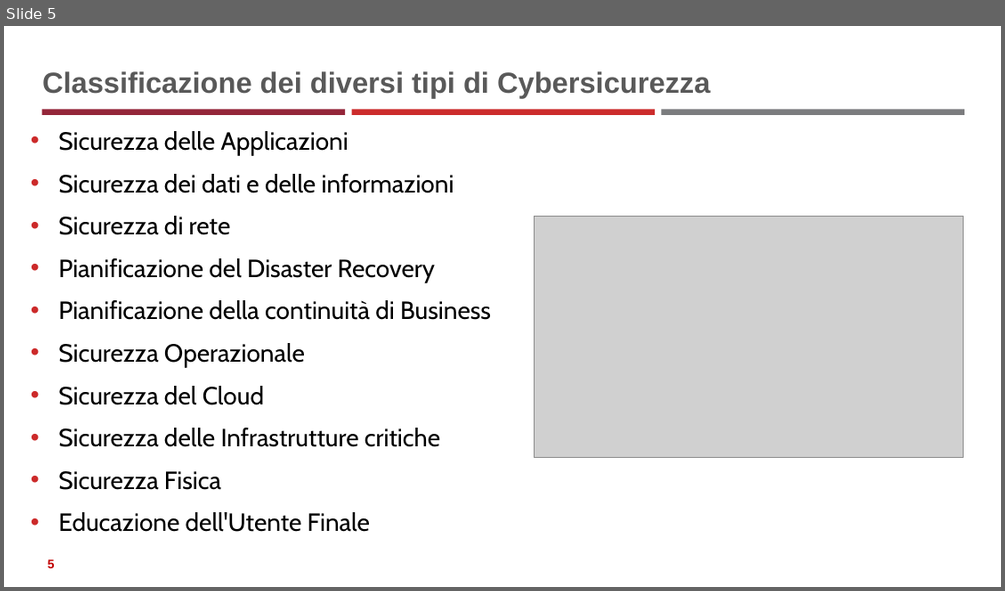
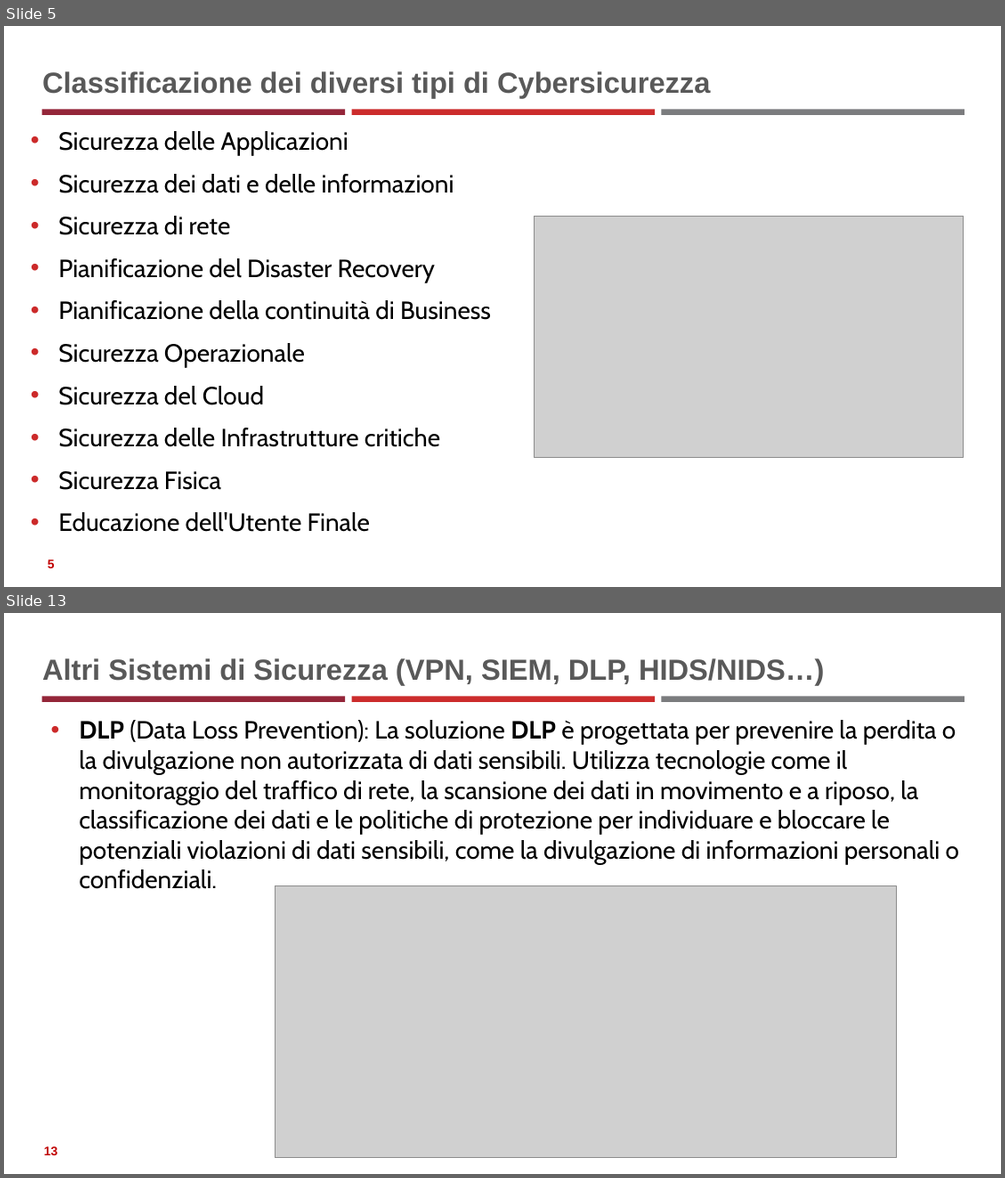
Before and after one commit to neural1977/data_science_interview_material, a slide deck: Cybersecurity/Fondamenti_di_Cybersicurezza.pptx. Shown one above the other, each under a label of ours: slide 5 before the commit, slides 5 and 13 after it; the slides between them are not shown. The pictures are 1005x591 and 1005x1178 pixels, drawn with LibreOffice and Linux fonts; fonts in the diff are those of the drawing; grey boxes stand for pictures. Boxes give left, top, right and bottom in pixels: in the first picture for what was removed or moved away, otherwise in the second. Text is boxed around its words. In the diff, an @@ line names an element or a change of style, - is before the commit and + after.

```diff
--- a/Cybersecurity/Fondamenti_di_Cybersicurezza.pptx
+++ b/Cybersecurity/Fondamenti_di_Cybersicurezza.pptx
@@ slide 13 added at (4, 613, 1001, 1174), background #FFFFFF; not listed: 3 template elements that a slide beside it also shows @@
@@ title added at (42, 658, 824, 684), 28 pt, text #595959, bold @@
+Altri Sistemi di Sicurezza (VPN, SIEM, DLP, HIDS/NIDS…)
@@ text added at (79, 720, 959, 889), 24 pt, text #000000 @@
+• DLP (Data Loss Prevention): La soluzione DLP è progettata per prevenire la perdita o la divulgazione non autorizzata di dati sensibili. Utilizza tecnologie come il monitoraggio del traffico di rete, la scansione dei dati in movimento e a riposo, la classificazione dei dati e le politiche di protezione per individuare e bloccare le potenziali violazioni di dati sensibili, come la divulgazione di informazioni personali o confidenziali.
@@ picture added at (275, 886, 896, 1159) @@
@@ page number added at (44, 1146, 58, 1155), 12 pt, text #C00000, bold @@
+13
```
Also in this commit, not shown: 20 other slides added, 34 other files.
